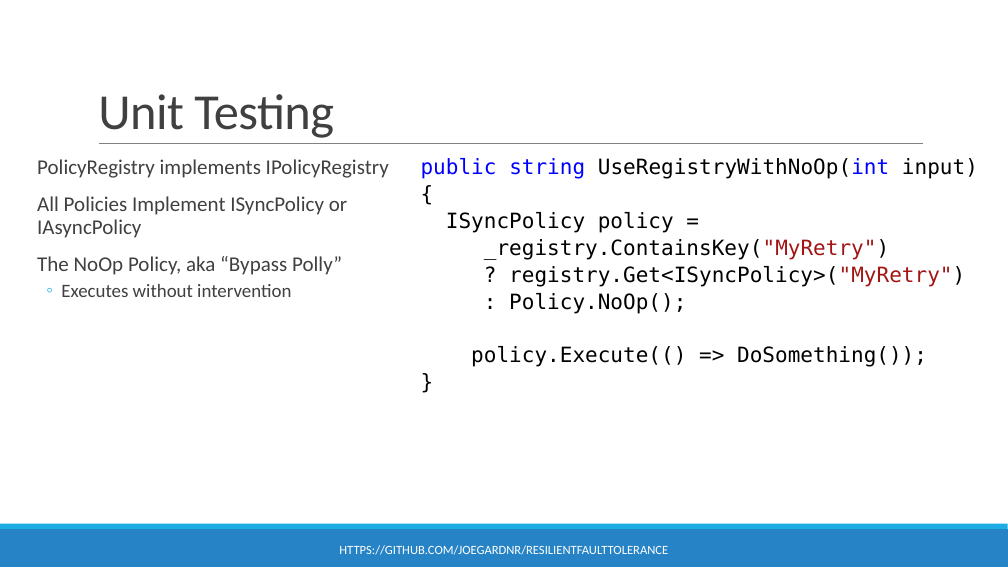
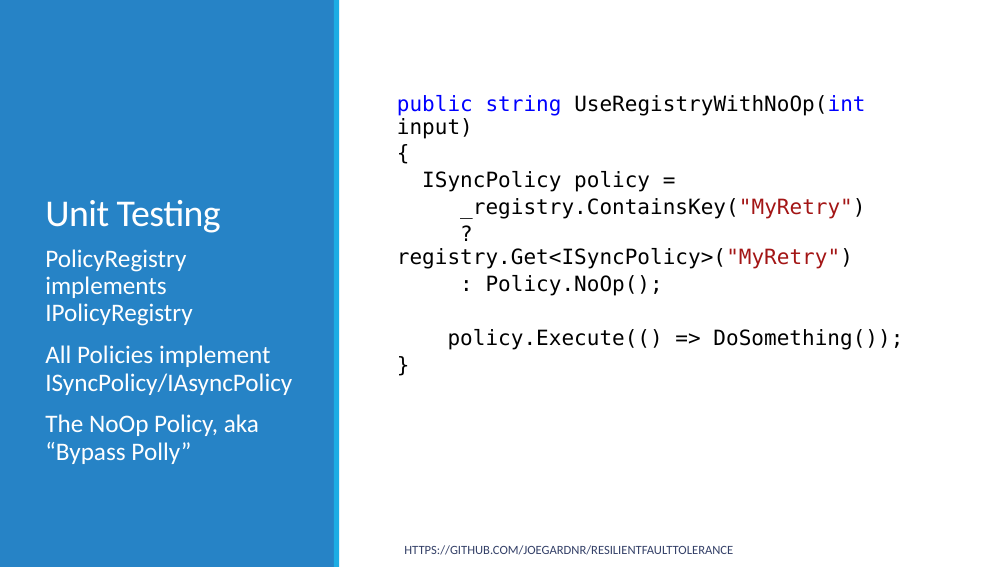
Before and after one commit to joegardnr/ResilientFaultTolerance, a slide deck: slide 15 of ResilientFaultTolerance.pptx (slide 14 before the commit). Drawn at 1008x567 pixels with LibreOffice and Linux fonts; fonts in the diff are those of the drawing. Boxes give left, top, right and bottom in pixels: in the first picture for what was removed or moved away, otherwise in the second. Text is boxed around its words. In the diff, an @@ line names an element or a change of style, - is before the commit and + after.

```diff
--- a/ResilientFaultTolerance.pptx
+++ b/ResilientFaultTolerance.pptx
@@ rectangle added at [0, 0, 335, 567], fill #2683C6 @@
@@ rectangle added at [334, 0, 340, 567], fill #1CADE4 @@
@@ title "Unit Testing": place and size @@
-title "Unit Testing" at [98, 94, 334, 138]
+title "Unit Testing" at [45, 200, 221, 233]
@@ title "Unit Testing" at [45, 200, 221, 233]: size 48 to 36 pt, text colour #404040 to #FFFFFF @@
@@ text "public string UseRegistryWithNoOp(int input)" rewrapped from [421, 158, 978, 367] to [397, 95, 903, 350] @@
@@ line removed from (99, 144) to (923, 144) @@
@@ text "PolicyRegistry implements IPolicyRegistry": place and size @@
-text "PolicyRegistry implements IPolicyRegistry" at [37, 159, 389, 297]
+text "PolicyRegistry implements IPolicyRegistry" at [45, 249, 292, 464]
@@ text at [45, 249, 259, 464]: size 20 to 24 pt, text colour #404040 to #FFFFFF in "PolicyRegistry implements IPolicyRegistry", "The NoOp Policy, aka “Bypass Polly”"; bullet   to none @@
@@ text at [61, 284, 291, 297]: paragraph removed @@
-  ◦ Executes without intervention
@@ text at [45, 345, 292, 395]: text changed; size 20 to 24 pt; text colour #404040 to #FFFFFF @@
-  All Policies Implement ISyncPolicy or IAsyncPolicy
+All Policies implement ISyncPolicy/IAsyncPolicy
@@ rectangle removed at [0, 529, 1008, 567] @@
@@ rectangle removed at [0, 524, 1008, 529] @@
@@ text "HTTPS://GITHUB.COM/JOEGARDNR/RESILIENTFAULTTOLERANCE": place and size @@
-text "HTTPS://GITHUB.COM/JOEGARDNR/RESILIENTFAULTTOLERANCE" at [339, 545, 668, 555]
+text "HTTPS://GITHUB.COM/JOEGARDNR/RESILIENTFAULTTOLERANCE" at [404, 545, 733, 555]
@@ text "HTTPS://GITHUB.COM/JOEGARDNR/RESILIENTFAULTTOLERANCE" at [404, 545, 733, 555]: text colour #FFFFFF to #344068; alignment centre to left @@
```
Also in this commit, not shown: 6 other slides changed, 1 slide added, 9 other files.
